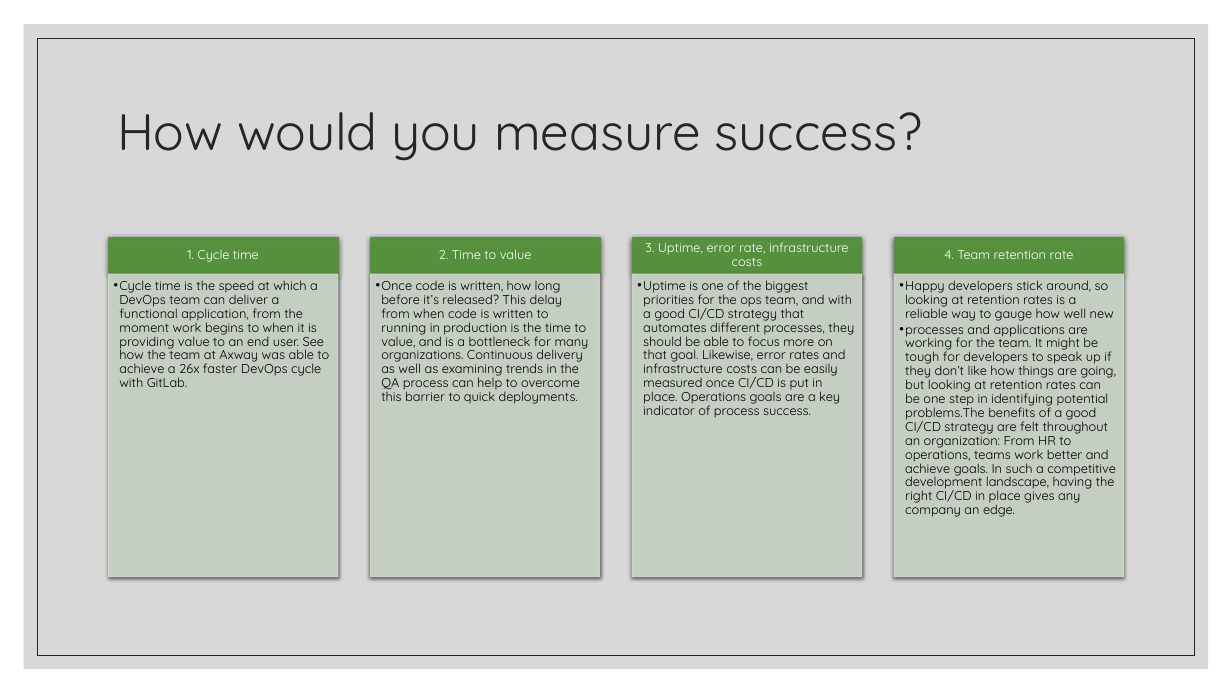
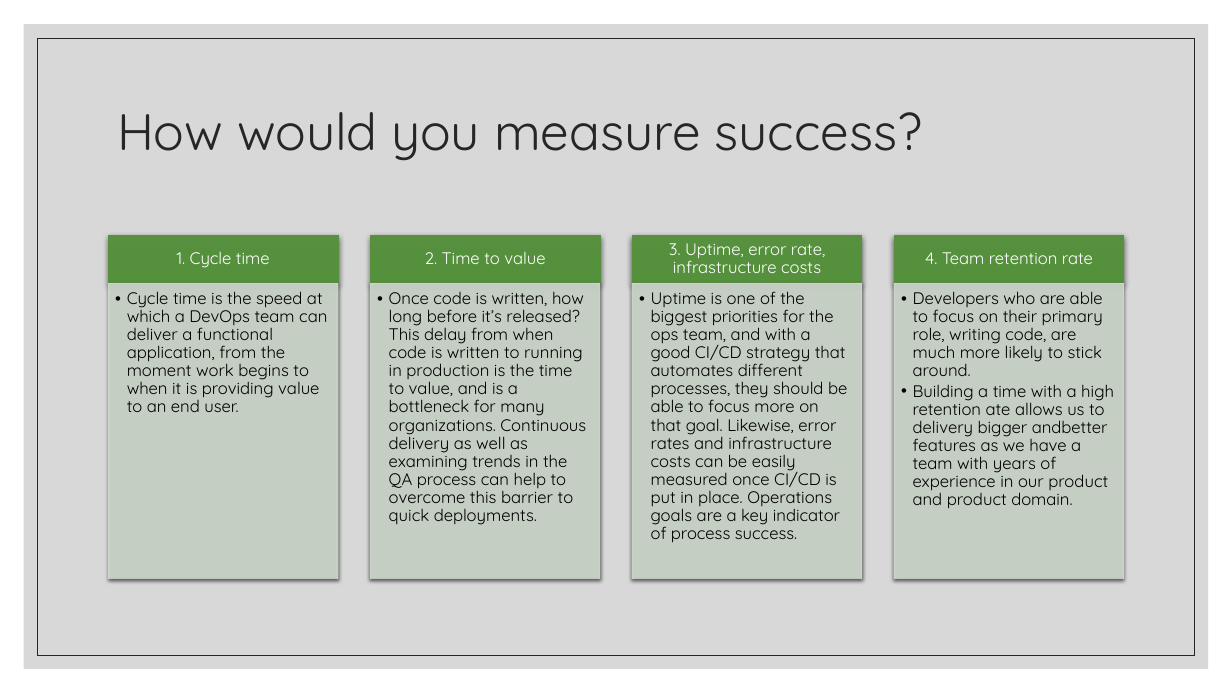
Before and after one commit to cbath/udacity-ci-cd, a slide deck: slide 4 of udacity_ci_cd_presentation.pptx (slide 5 before the commit). Drawn at 1232x693 pixels with LibreOffice and Linux fonts; fonts in the diff are those of the drawing. Boxes give left, top, right and bottom in pixels: in the first picture for what was removed or moved away, otherwise in the second. Text is boxed around its words. In the diff, an @@ line names an element or a change of style, - is before the commit and + after.

```diff
--- a/udacity_ci_cd_presentation.pptx
+++ b/udacity_ci_cd_presentation.pptx
@@ rectangle resized from (x1=108, y1=238, x2=338, y2=274) to (x1=108, y1=236, x2=338, y2=284) @@
@@ rectangle resized from (x1=371, y1=238, x2=601, y2=274) to (x1=371, y1=236, x2=601, y2=284) @@
@@ rectangle resized from (x1=632, y1=238, x2=862, y2=274) to (x1=632, y1=236, x2=862, y2=284) @@
@@ size 10 to 13 pt; more space between paragraphs in 4 elements at (x1=177, y1=252, x2=270, y2=268), (x1=425, y1=252, x2=545, y2=264), (x1=669, y1=243, x2=825, y2=273), (x1=925, y1=252, x2=1093, y2=264) @@
@@ rectangle resized from (x1=895, y1=238, x2=1125, y2=274) to (x1=895, y1=236, x2=1125, y2=284) @@
@@ rectangle resized from (x1=108, y1=274, x2=338, y2=578) to (x1=108, y1=284, x2=338, y2=579) @@
@@ text at (x1=127, y1=291, x2=327, y2=412): text changed; size 10 to 13 pt @@
-  • Cycle time is the speed at which a DevOps team can deliver a functional application, from the moment work begins to when it is providing value to an end user. See how the team at Axway was able to achieve a 26x faster DevOps cycle with GitLab.
+  • Cycle time is the speed at which a DevOps team can deliver a functional application, from the moment work begins to when it is providing value to an end user.
@@ text "Once code is written, how ..." moved from (x1=381, y1=280, x2=589, y2=404) to (x1=389, y1=292, x2=586, y2=525) @@
@@ text "Once code is written, how ..." at (x1=389, y1=292, x2=586, y2=525): size 10 to 13 pt; indent changed @@
@@ rectangle resized from (x1=371, y1=274, x2=601, y2=578) to (x1=371, y1=284, x2=601, y2=579) @@
@@ text "Uptime is one of the ..." at (x1=651, y1=291, x2=847, y2=543): size 10 to 13 pt; indent changed @@
@@ text "Uptime is one of the ..." moved from (x1=643, y1=280, x2=854, y2=418) to (x1=651, y1=291, x2=847, y2=543) @@
@@ rectangle resized from (x1=632, y1=274, x2=862, y2=578) to (x1=632, y1=284, x2=862, y2=579) @@
@@ rectangle resized from (x1=895, y1=274, x2=1125, y2=578) to (x1=895, y1=284, x2=1125, y2=579) @@
@@ text at (x1=913, y1=291, x2=1114, y2=509): text changed; size 10 to 13 pt @@
-  • Happy developers stick around, so looking at retention rates is a reliable way to gauge how well new
-  • processes and applications are working for the team. It might be tough for developers to speak up if they don’t like how things are going, but looking at retention rates can be one step in identifying potential problems.The benefits of a good CI/CD strategy are felt throughout an organization: From HR to operations, teams work better and achieve goals. In such a competitive development landscape, having the right CI/CD in place gives any company an edge.
+  • Developers who are able to focus on their primary role, writing code, are much more likely to stick around.
+  • Building a time with a high retention ate allows us to delivery bigger andbetter features as we have a team with years of experience in our product and product domain.
```
Also in this commit, not shown: 1 other slide changed, 1 slide added, 2 slides removed, 14 other files.
